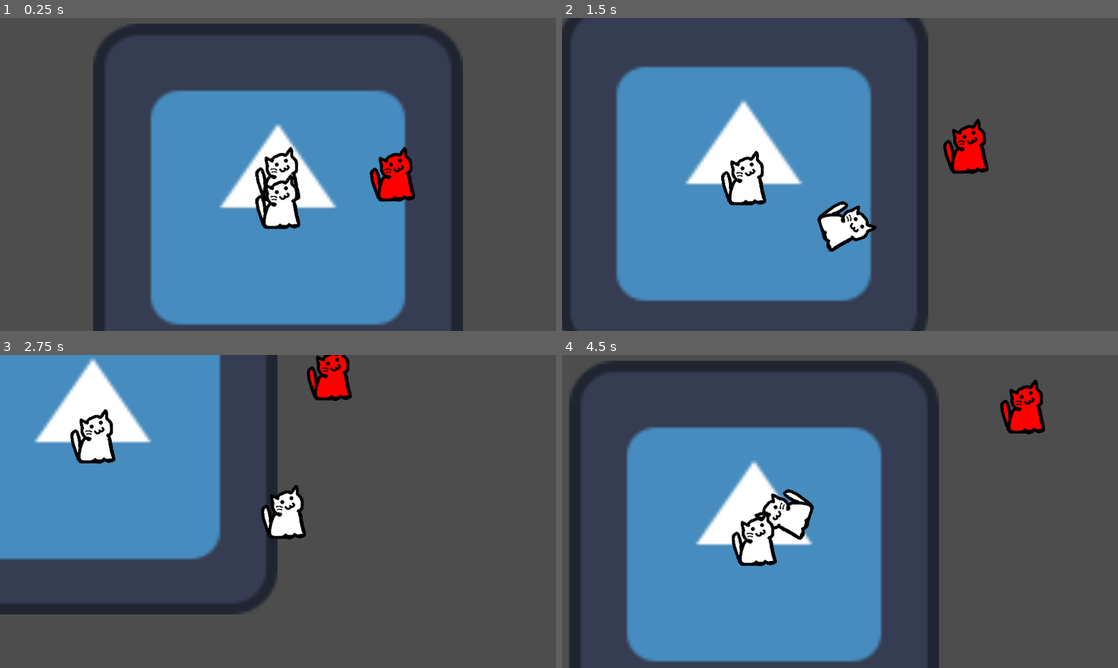
Above: before the commit, frames 1-4 (two rows, left to right).
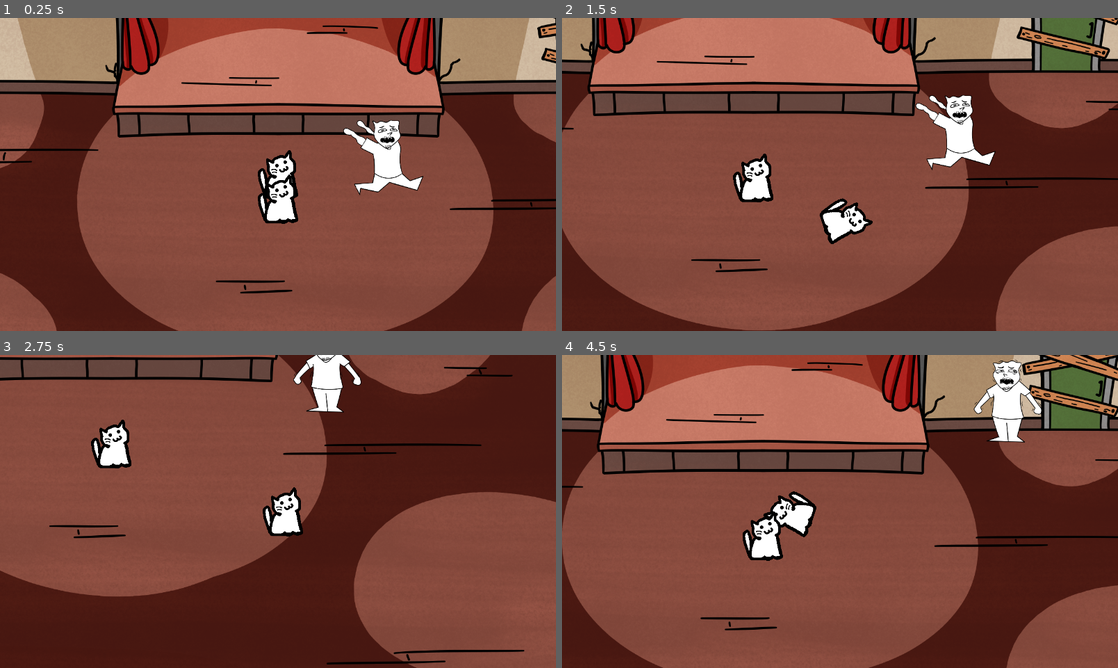
Above: after the commit, the same moments.

Repository: Crevann/GGJFunnyGame
Game: Godot game, scene res://game.tscn
The game is run twice, just before and just after one commit, with the same random seed, the same clock (stepped at 60 frames per second) and the same inputs. The engine's default icon, where the game draws it, is replaced by a stand-in: a white triangle on a blue panel in a dark square.
Inputs:
- Up to frame 1 (0.25 s): no input
- Up to frame 2 (1.5 s): hold D (move_right) 0.53-1.28 s; tap Space (attack) at 0.6, 1.35 s; hold S (move_down) from 1.28 s (still down)
- Up to frame 3 (2.75 s): release S (move_down) at 2.03 s; hold D (move_right) from 2.03 s (still down); tap Space (attack) at 2.1 s
- Up to frame 4 (4.5 s): release D (move_right) at 2.78 s; hold W (move_up) 2.78-3.53 s; tap Space (attack) at 2.85, 3.6, 4.35 s; hold A (move_left) from 3.53 s (still down)

The runs differ from the first frame. In frame 1, 99% of the frame differs, in the area x 0-100%, y 0-100%; in frame 2, 99%; in frame 3, 99%; in frame 4, 99%.

Commit message:
Enemy animations

Diff:
--- a/characters/enemy/enemy.tscn
+++ b/characters/enemy/enemy.tscn
@@ -1,19 +1,36 @@
-[gd_scene load_steps=14 format=3 uid="uid://css4dbko0a408"]
+[gd_scene load_steps=17 format=3 uid="uid://css4dbko0a408"]
 
 [ext_resource type="Script" path="res://characters/enemy/enemy.gd" id="1_baok1"]
-[ext_resource type="Texture2D" uid="uid://cqexvxqts0fgy" path="res://debug/Creatura2.png" id="2_c43cy"]
+[ext_resource type="Texture2D" uid="uid://k4bs4jv6alol" path="res://sprites/enemy/enemy_idle/enemy_idle1.png" id="2_vbmiw"]
 [ext_resource type="Script" path="res://logic/hit_detection/hurtbox.gd" id="3_n4joy"]
+[ext_resource type="Texture2D" uid="uid://b5ohbb0q7uf1y" path="res://sprites/enemy/enemy_idle/enemy_idle2.png" id="3_phsqk"]
 [ext_resource type="Script" path="res://state_machine.gd" id="4_mskf1"]
+[ext_resource type="Texture2D" uid="uid://su5fl0b8y2mv" path="res://sprites/enemy/enemy_run/enemy_run_0.png" id="4_vwdlq"]
 [ext_resource type="Script" path="res://characters/enemy/states/enemy_panic.gd" id="5_467qv"]
+[ext_resource type="Texture2D" uid="uid://m2djar8l6s3e" path="res://sprites/enemy/enemy_run/enemy_run_1.png" id="5_t2ouk"]
 
 [sub_resource type="SpriteFrames" id="SpriteFrames_c7j80"]
 animations = [{
 "frames": [{
 "duration": 1.0,
-"texture": ExtResource("2_c43cy")
+"texture": ExtResource("2_vbmiw")
+}, {
+"duration": 1.0,
+"texture": ExtResource("3_phsqk")
 }],
 "loop": true,
-"name": &"default",
+"name": &"Idle",
+"speed": 5.0
+}, {
+"frames": [{
+"duration": 1.0,
+"texture": ExtResource("4_vwdlq")
+}, {
+"duration": 1.0,
+"texture": ExtResource("5_t2ouk")
+}],
+"loop": true,
+"name": &"Run",
 "speed": 5.0
 }]
 
@@ -25,18 +42,31 @@
 
 [sub_resource type="Animation" id="Animation_6hn0o"]
 resource_name = "Idle"
-length = 0.10001
+length = 0.40001
+loop_mode = 1
 tracks/0/type = "value"
 tracks/0/imported = false
 tracks/0/enabled = true
-tracks/0/path = NodePath("Flip/Enemy:rotation")
+tracks/0/path = NodePath("Flip/Enemy:animation")
 tracks/0/interp = 1
 tracks/0/loop_wrap = true
 tracks/0/keys = {
 "times": PackedFloat32Array(0),
 "transitions": PackedFloat32Array(1),
-"update": 0,
-"values": [0.0]
+"update": 1,
+"values": [&"Idle"]
+}
+tracks/1/type = "value"
+tracks/1/imported = false
+tracks/1/enabled = true
+tracks/1/path = NodePath("Flip/Enemy:frame")
+tracks/1/interp = 1
+tracks/1/loop_wrap = true
+tracks/1/keys = {
+"times": PackedFloat32Array(0, 0.2),
+"transitions": PackedFloat32Array(1, 1),
+"update": 1,
+"values": [0, 1]
 }
 
 [sub_resource type="Animation" id="Animation_53wg6"]
@@ -44,38 +74,38 @@
 tracks/0/type = "value"
 tracks/0/imported = false
 tracks/0/enabled = true
-tracks/0/path = NodePath("Flip/Enemy:rotation")
+tracks/0/path = NodePath("Flip/Hurtbox/CollisionShape2D:disabled")
 tracks/0/interp = 1
 tracks/0/loop_wrap = true
 tracks/0/keys = {
 "times": PackedFloat32Array(0),
 "transitions": PackedFloat32Array(1),
-"update": 0,
-"values": [0.0]
+"update": 1,
+"values": [false]
 }
 tracks/1/type = "value"
 tracks/1/imported = false
 tracks/1/enabled = true
-tracks/1/path = NodePath("Flip/Hurtbox/CollisionShape2D:disabled")
+tracks/1/path = NodePath("Flip/Enemy:position")
 tracks/1/interp = 1
 tracks/1/loop_wrap = true
 tracks/1/keys = {
 "times": PackedFloat32Array(0),
 "transitions": PackedFloat32Array(1),
-"update": 1,
-"values": [false]
+"update": 0,
+"values": [Vector2(0, -36)]
 }
 tracks/2/type = "value"
 tracks/2/imported = false
 tracks/2/enabled = true
-tracks/2/path = NodePath("Flip/Enemy:position")
+tracks/2/path = NodePath("Flip/Enemy:rotation")
 tracks/2/interp = 1
 tracks/2/loop_wrap = true
 tracks/2/keys = {
 "times": PackedFloat32Array(0),
 "transitions": PackedFloat32Array(1),
 "update": 0,
-"values": [Vector2(0, 0)]
+"values": [0.0]
 }
 tracks/3/type = "value"
 tracks/3/imported = false
@@ -89,6 +119,42 @@
 "update": 0,
 "values": [Vector2(1, 1)]
 }
+tracks/4/type = "value"
+tracks/4/imported = false
+tracks/4/enabled = true
+tracks/4/path = NodePath("Flip/Enemy:skew")
+tracks/4/interp = 1
+tracks/4/loop_wrap = true
+tracks/4/keys = {
+"times": PackedFloat32Array(0),
+"transitions": PackedFloat32Array(1),
+"update": 0,
+"values": [0.0]
+}
+tracks/5/type = "value"
+tracks/5/imported = false
+tracks/5/enabled = true
+tracks/5/path = NodePath("Flip/Enemy:animation")
+tracks/5/interp = 1
+tracks/5/loop_wrap = true
+tracks/5/keys = {
+"times": PackedFloat32Array(0),
+"transitions": PackedFloat32Array(1),
+"update": 1,
+"values": [&"Idle"]
+}
+tracks/6/type = "value"
+tracks/6/imported = false
+tracks/6/enabled = true
+tracks/6/path = NodePath("Flip/Enemy:frame")
+tracks/6/interp = 1
+tracks/6/loop_wrap = true
+tracks/6/keys = {
+"times": PackedFloat32Array(0),
+"transitions": PackedFloat32Array(1),
+"update": 1,
+"values": [0]
+}
 
 [sub_resource type="Animation" id="Animation_tmr6m"]
 resource_name = "Walk"
@@ -97,66 +163,30 @@
 tracks/0/type = "value"
 tracks/0/imported = false
 tracks/0/enabled = true
-tracks/0/path = NodePath("Flip/Enemy:rotation")
+tracks/0/path = NodePath("Flip/Enemy:animation")
 tracks/0/interp = 1
 tracks/0/loop_wrap = true
 tracks/0/keys = {
-"times": PackedFloat32Array(0, 0.1, 0.2, 0.3, 0.4),
-"transitions": PackedFloat32Array(1, 1, 1, 1, 1),
-"update": 0,
-"values": [0.0, 0.120428, 0.0, -0.122173, -1.22339e-05]
-}
-
-[sub_resource type="Animation" id="Animation_p3vg7"]
-resource_name = "Dead"
-tracks/0/type = "value"
-tracks/0/imported = false
-tracks/0/enabled = true
-tracks/0/path = NodePath("Flip/Hurtbox/CollisionShape2D:disabled")
-tracks/0/interp = 1
-tracks/0/loop_wrap = true
-tracks/0/keys = {
-"times": PackedFloat32Array(0),
-"transitions": PackedFloat32Array(1),
-"update": 1,
-"values": [true]
+"times": PackedFloat32Array(0),
+"transitions": PackedFloat32Array(1),
+"update": 1,
+"values": [&"Run"]
 }
 tracks/1/type = "value"
 tracks/1/imported = false
 tracks/1/enabled = true
-tracks/1/path = NodePath("Flip/Enemy:rotation")
+tracks/1/path = NodePath("Flip/Enemy:frame")
 tracks/1/interp = 1
 tracks/1/loop_wrap = true
 tracks/1/keys = {
-"times": PackedFloat32Array(0),
-"transitions": PackedFloat32Array(1),
-"update": 0,
-"values": [-1.3631]
-}
-tracks/2/type = "value"
-tracks/2/imported = false
-tracks/2/enabled = true
-tracks/2/path = NodePath("Flip/Enemy:position")
-tracks/2/interp = 1
-tracks/2/loop_wrap = true
-tracks/2/keys = {
-"times": PackedFloat32Array(0),
-"transitions": PackedFloat32Array(1),
-"update": 0,
-"values": [Vector2(-6, 29)]
-}
-tracks/3/type = "value"
-tracks/3/imported = false
-tracks/3/enabled = true
-tracks/3/path = NodePath("Flip/Enemy:scale")
-tracks/3/interp = 1
-tracks/3/loop_wrap = true
-tracks/3/keys = {
-"times": PackedFloat32Array(0),
-"transitions": PackedFloat32Array(1),
-"update": 0,
-"values": [Vector2(0.5, 1)]
-}
+"times": PackedFloat32Array(0, 0.2),
+"transitions": PackedFloat32Array(1, 1),
+"update": 1,
+"values": [0, 1]
+}
+
+[sub_resource type="Animation" id="Animation_p3vg7"]
+resource_name = "Dead"
 
 [sub_resource type="AnimationLibrary" id="AnimationLibrary_ll0e4"]
 _data = {
@@ -178,10 +208,12 @@
 [node name="Flip" type="Node2D" parent="."]
 
 [node name="Enemy" type="AnimatedSprite2D" parent="Flip"]
-modulate = Color(1, 0, 0, 1)
+position = Vector2(0, -36)
 sprite_frames = SubResource("SpriteFrames_c7j80")
+animation = &"Idle"
 
 [node name="Hurtbox" type="Area2D" parent="Flip"]
+position = Vector2(2, 0)
 collision_layer = 4
 collision_mask = 2
 script = ExtResource("3_n4joy")
--- a/game.tscn
+++ b/game.tscn
@@ -1,11 +1,11 @@
 [gd_scene load_steps=8 format=3 uid="uid://bthd4sme5od7a"]
 
-[ext_resource type="Texture2D" uid="uid://lgvl0t676v6u" path="res://icon.svg" id="1_fr4hw"]
 [ext_resource type="Texture2D" uid="uid://cqexvxqts0fgy" path="res://debug/Creatura2.png" id="1_ig2ny"]
 [ext_resource type="PackedScene" uid="uid://cx1djja02jtll" path="res://characters/player/player.tscn" id="1_nw3lk"]
 [ext_resource type="Script" path="res://camera.gd" id="1_ye6ox"]
 [ext_resource type="PackedScene" uid="uid://css4dbko0a408" path="res://characters/enemy/enemy.tscn" id="3_mef0r"]
 [ext_resource type="Script" path="res://logic/hit_detection/hurtbox.gd" id="4_1u18l"]
+[ext_resource type="Texture2D" uid="uid://dfb214moyitdu" path="res://debug/enviroment/stage_arena.png" id="6_ewjuq"]
 
 [sub_resource type="RectangleShape2D" id="RectangleShape2D_osct6"]
 size = Vector2(90, 114)
@@ -50,7 +50,6 @@
 
 [node name="Floor" type="Sprite2D" parent="Enviroment"]
 z_index = -4096
-scale = Vector2(5.98303, 5.76)
-texture = ExtResource("1_fr4hw")
+texture = ExtResource("6_ewjuq")
 
 [connection signal="hit" from="YSortables/HurtboxTest/Hurtbox" to="YSortables/HurtboxTest" method="_on_hurtbox_hit"]
--- a/project.godot
+++ b/project.godot
@@ -21,7 +21,10 @@
 
 [display]
 
-window/stretch/mode="viewport"
+window/size/viewport_width=1280
+window/size/viewport_height=720
+window/size/resizable=false
+window/stretch/mode="canvas_items"
 
 [filesystem]
 
